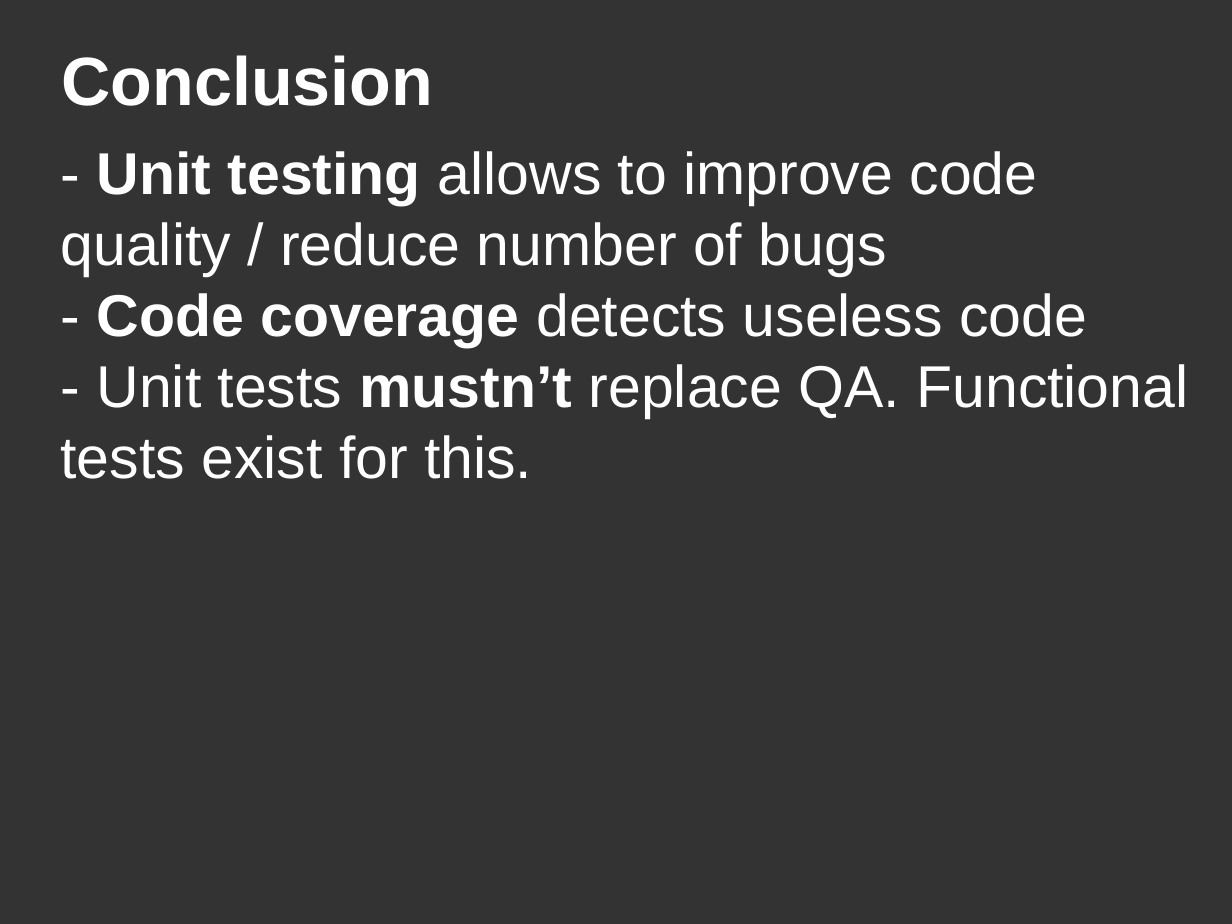
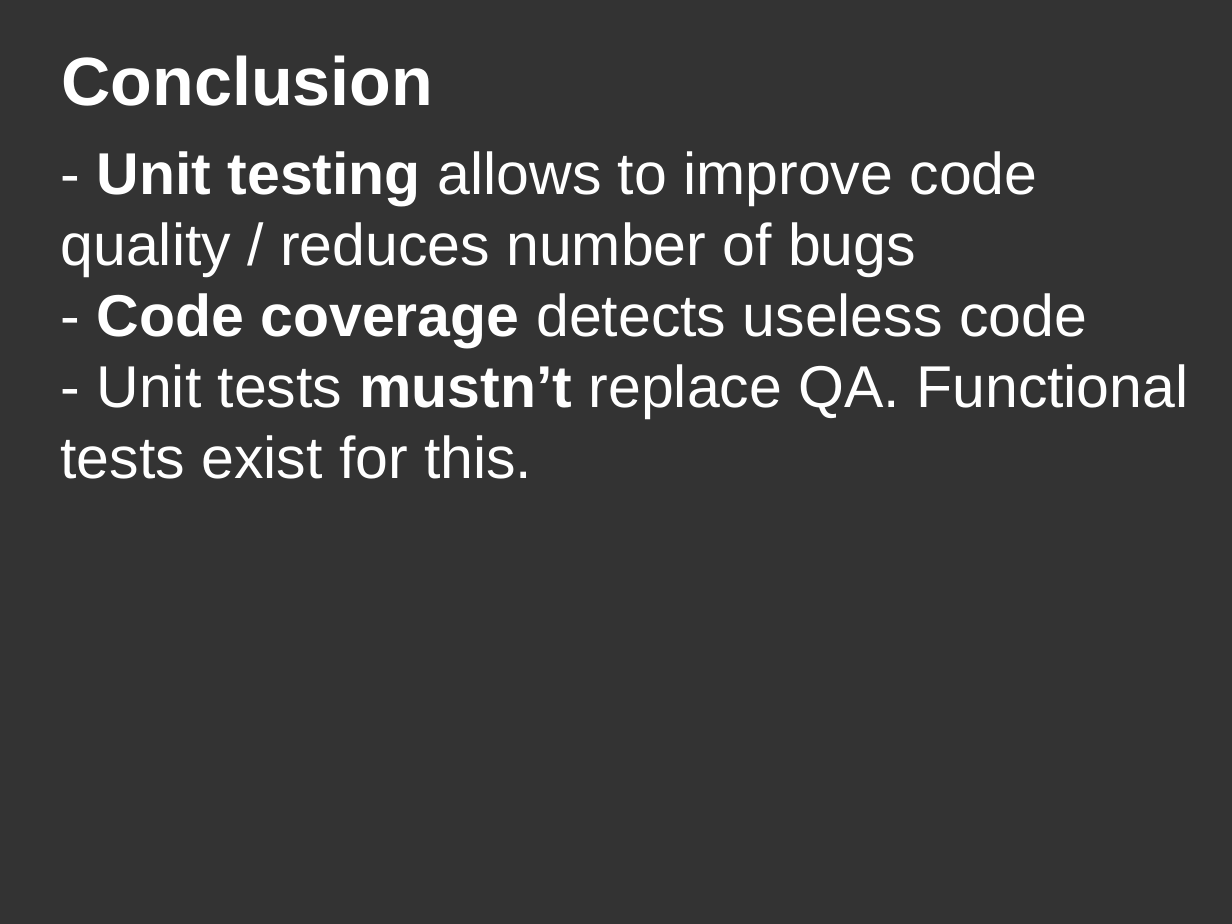
Before and after one commit to DanYellow/presentations, a slide deck: slide 27 of unit-tests/presentation.odp (slide 25 before the commit). Drawn at 1232x924 pixels with LibreOffice and Linux fonts; fonts in the diff are those of the drawing. Boxes give left, top, right and bottom in pixels: in the first picture for what was removed or moved away, otherwise in the second. Text is boxed around its words. In the diff, an @@ line names an element or a change of style, - is before the commit and + after.

Commit message:
Updates presentation and adds new tests

```diff
--- a/unit-tests/presentation.odp
+++ b/unit-tests/presentation.odp
@@ title at (61,151,1188,479): text changed @@
-- Unit testing allows to improve code quality / reduce number of bugs
-- Code coverage detects useless code
-- Unit tests mustn’t replace QA. Functional tests exist for this.
+- Unit testing allows to improve code quality / reduces number of bugs
+- Code coverage detects useless code
+- Unit tests mustn’t replace QA. Functional tests exist for this.
```
Also in this commit, not shown: 5 other slides changed, 2 slides added, 4 other files.
